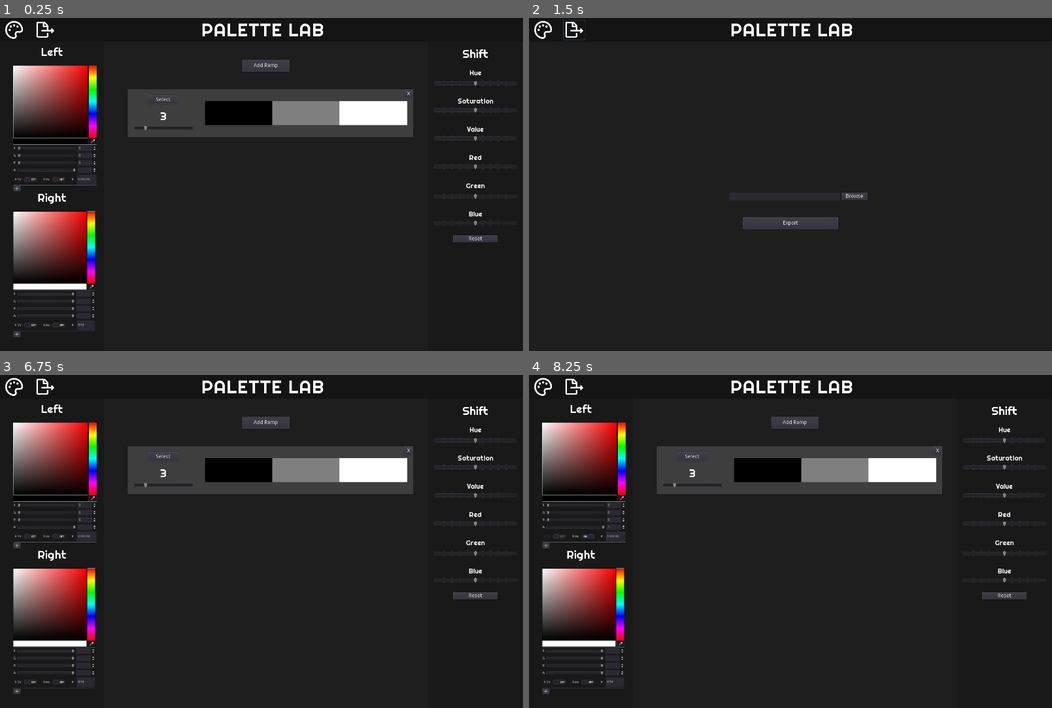
Above: before the commit, frames 1-4 (two rows, left to right).
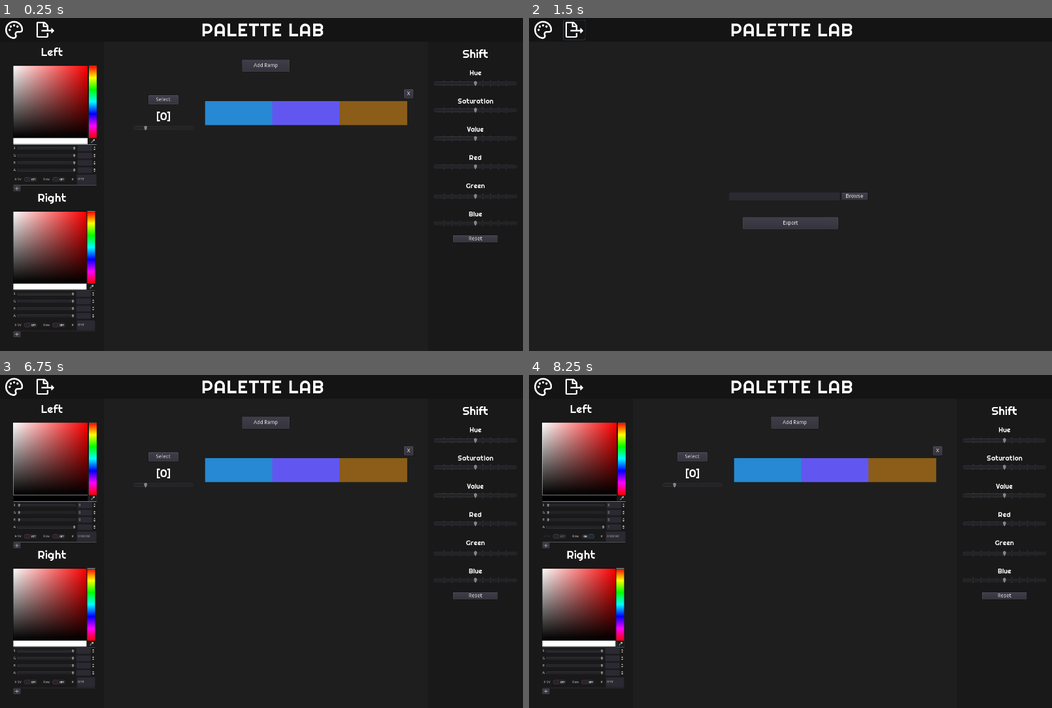
Above: after the commit, the same moments.

Repository: pbzona/palette_lab
Game: Godot game, scene res://src/Main.tscn
Same seed, same stepped clock (60 frames per second), same inputs: the game is played once before the commit and once after it.
Inputs (mouse positions are in pixels of both pictures, inside the frame that each line leads up to):
- Up to frame 1 (0.25 s): no input
- Up to frame 2 (1.5 s): click (544, 31) at 0.5 s; click (576, 31) at 1.25 s
- Up to frame 3 (6.75 s): click (256, 554) at 2.02 s; type "12" at 2.1 s; click "Browse" at 2.75 s; click "OK" at 3.5 s; click "Export" at 4.25 s; click (15, 388) at 5 s; click (94, 498) at 5.77 s; click "HSV" at 6.5 s
- Up to frame 4 (8.25 s): click "Raw" at 7.25 s; click (623, 644) at 8.02 s

The runs differ from the first frame. In frame 1, 7.8% of the frame differs, in the area x 2-79%, y 14-49%; in frame 2, nothing differs; in frame 3, 7.5%; in frame 4, 7.5%.
Error after the commit: Compile Error: Must use 'hue' instead of 'self.hue' in getter. (res://src/palette/RampShift.gd:16)

Commit message:
Include setget declarations

Diff:
--- a/src/palette/RampShift.gd
+++ b/src/palette/RampShift.gd
@@ -1,11 +1,11 @@
 extends Node
 
-var hue = 0
-var sat = 0
-var val = 0
-var red = 0
-var green = 0
-var blue = 0
+var hue = 0 setget set_hue, get_hue
+var sat = 0 setget set_sat, get_sat
+var val = 0 setget set_val, get_val
+var red = 0 setget set_red, get_red
+var green = 0 setget set_green, get_green
+var blue = 0 setget set_blue, get_blue
 
 var Ramp = null
 
